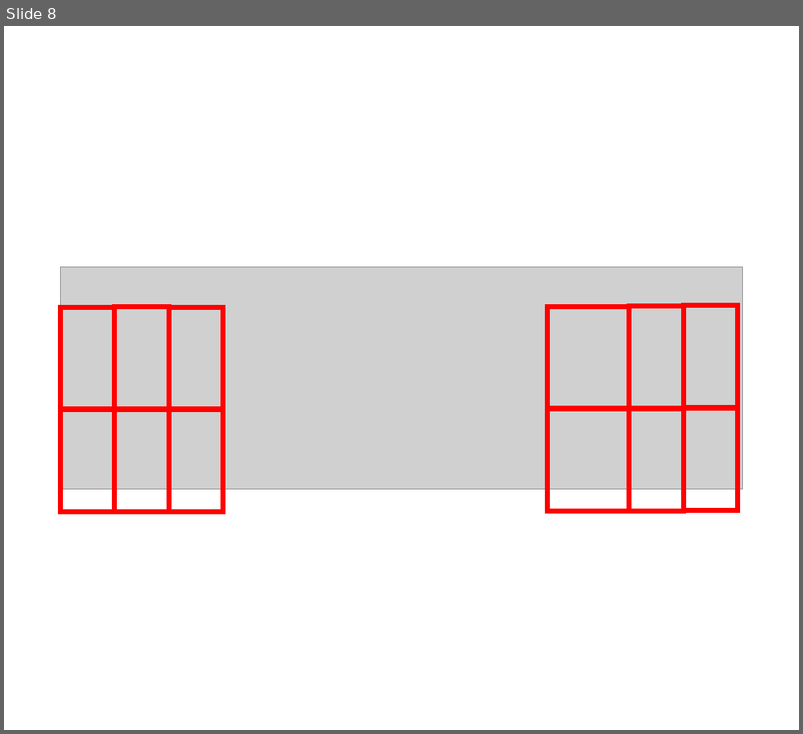
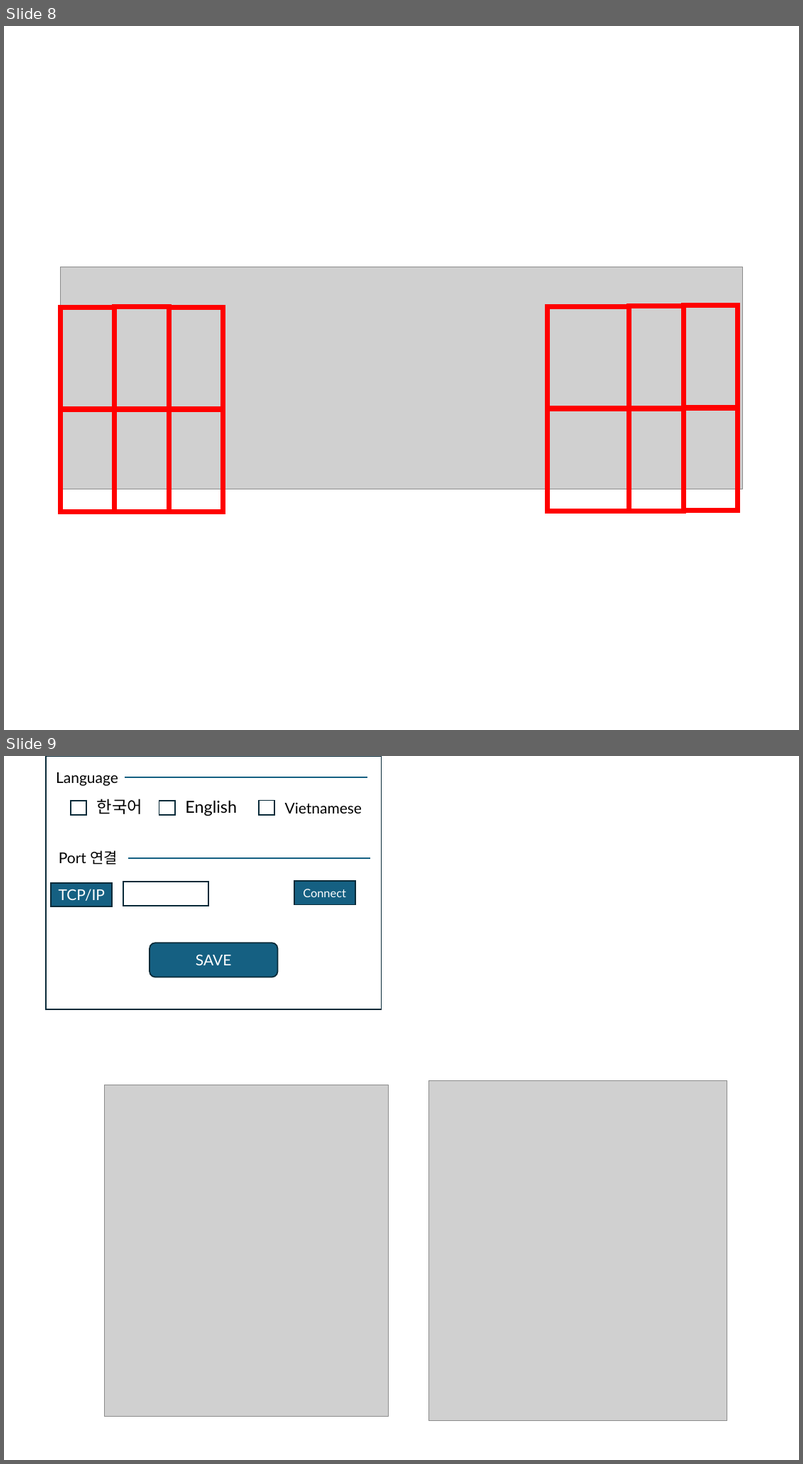
Before and after one commit to jvvoung/OptiX_ver4.8, a slide deck: UI.pptx. Shown one above the other, each under a label of ours: slide 8 before the commit, slides 8 and 9 after it. The pictures are 803x734 and 803x1464 pixels, drawn with LibreOffice and Linux fonts; fonts in the diff are those of the drawing; grey boxes stand for pictures. Boxes give left, top, right and bottom in pixels: in the first picture for what was removed or moved away, otherwise in the second. Text is boxed around its words. In the diff, an @@ line names an element or a change of style, - is before the commit and + after.

```diff
--- a/UI.pptx
+++ b/UI.pptx
@@ slide 9 added at (4, 756, 799, 1460), background #FFFFFF @@
@@ rectangle added at (46, 756, 382, 1009), outline #092A39 1.5 pt @@
@@ text added at (56, 772, 118, 786), 18 pt, text #000000 @@
+Language
@@ line added from (125, 777) to (368, 777), #156082 1.5 pt @@
@@ rectangle added at (71, 801, 87, 815), outline #092A39 1.5 pt @@
@@ text added at (97, 799, 142, 814), 20 pt, text #000000 @@
+한국어
@@ rectangle added at (159, 801, 175, 815), outline #092A39 1.5 pt @@
@@ text added at (185, 800, 237, 816), 20 pt, text #000000 @@
+English
@@ rectangle added at (259, 800, 275, 814), outline #092A39 1.5 pt @@
@@ text added at (285, 802, 362, 814), 18 pt, text #000000 @@
+Vietnamese
@@ text added at (59, 850, 118, 865), 18 pt, text #000000 @@
+Port 연결
@@ line added from (128, 858) to (371, 858), #156082 1.5 pt @@
@@ rectangle added at (51, 883, 112, 907), fill #156082, outline #092A39 1.5 pt, 18 pt, text #FFFFFF @@
+TCP/IP
@@ rectangle added at (123, 882, 208, 906), outline #092A39 1.5 pt @@
@@ rectangle added at (294, 881, 355, 904), fill #156082, outline #092A39 1.5 pt, 14 pt, text #FFFFFF @@
+Connect
@@ rounded rectangle added at (150, 943, 278, 977), fill #156082, outline #092A39 1.5 pt, 18 pt, text #FFFFFF @@
+SAVE
@@ picture added at (105, 1085, 388, 1417) @@
@@ picture added at (429, 1081, 727, 1421) @@
```
Also in this commit, not shown: 1 other slide added, 27 other files.
